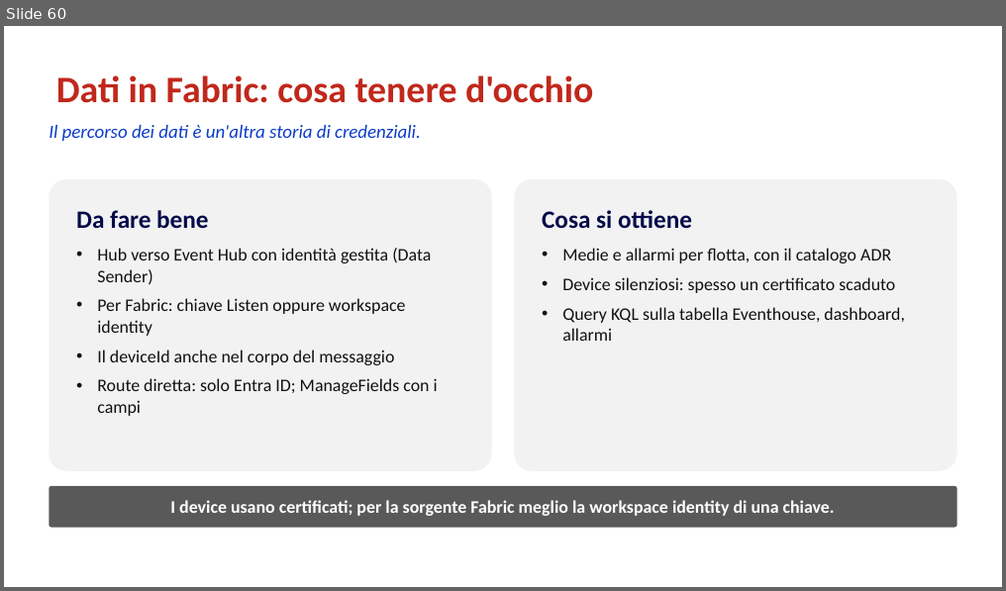
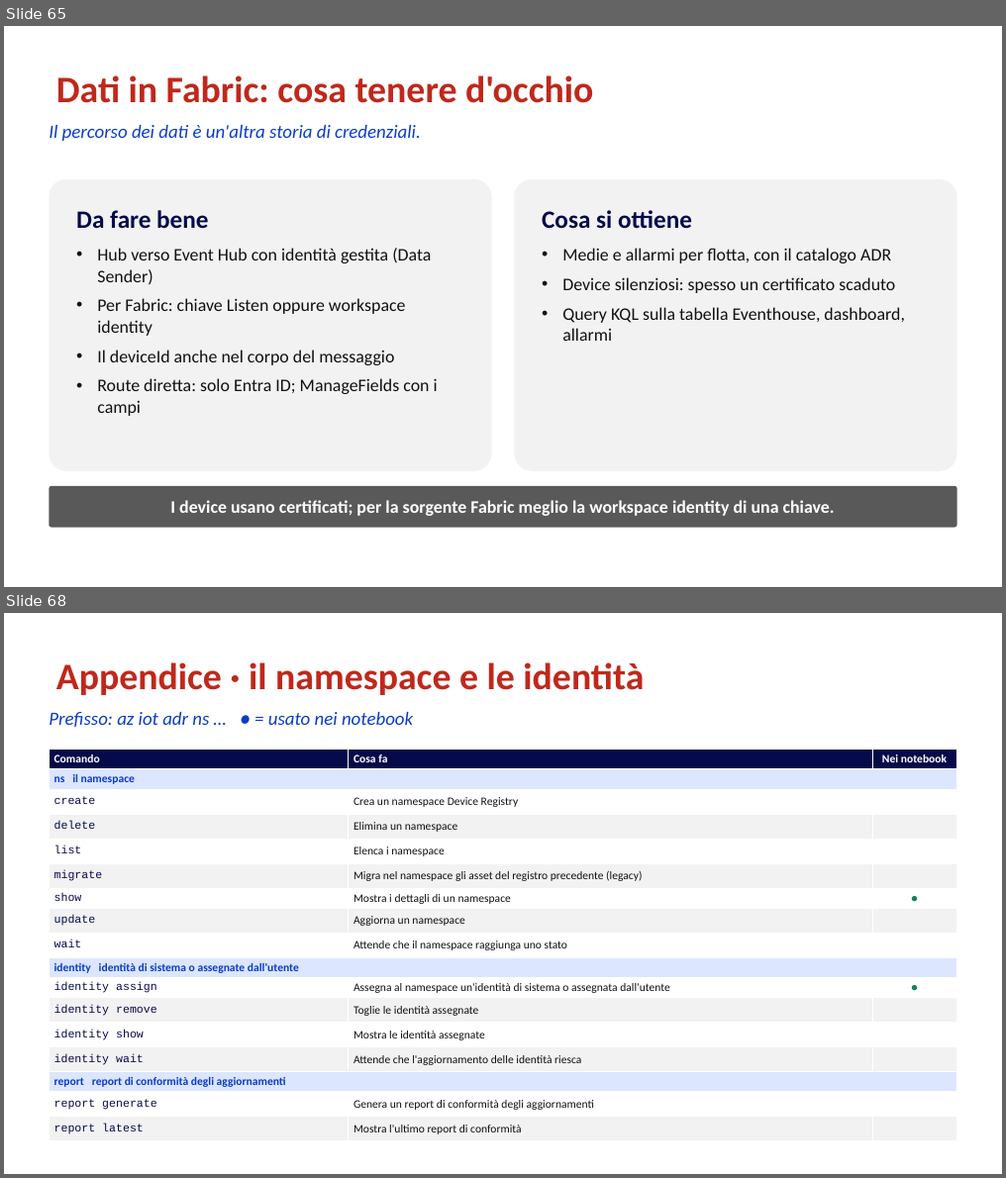
Before and after one commit to marcoparenzan/WPC2026, a slide deck: slides/IoT-Hub-ADR-Lezione.nuova.pptx. Shown one above the other, each under a label of ours: slide 60 before the commit, slides 65 and 68 after it; the slides between them are not shown. The pictures are 1006x591 and 1006x1178 pixels, drawn with LibreOffice and Linux fonts; fonts in the diff are those of the drawing. Boxes give left, top, right and bottom in pixels: in the first picture for what was removed or moved away, otherwise in the second. Text is boxed around its words. In the diff, an @@ line names an element or a change of style, - is before the commit and + after.

```diff
--- a/slides/IoT-Hub-ADR-Lezione.nuova.pptx
+++ b/slides/IoT-Hub-ADR-Lezione.nuova.pptx
@@ slide 68 added at (4, 613, 1002, 1174), background #FFFFFF @@
@@ title added at (56, 663, 644, 695), 36 pt, text #C0281B, bold @@
+Appendice · il namespace e le identità
@@ text added at (49, 712, 413, 728), 18 pt, text #0B3CC8, italic @@
+Prefisso: az iot adr ns … ● = usato nei notebook
@@ table added at (49, 750, 957, 1139), 17 rows, 3 columns @@
+Comando | Cosa fa | Nei notebook
+ns il namespace |  | 
+create | Crea un namespace Device Registry | 
+delete | Elimina un namespace | 
+list | Elenca i namespace | 
+migrate | Migra nel namespace gli asset del registro precedente (legacy) | 
+show | Mostra i dettagli di un namespace | ●
+update | Aggiorna un namespace | 
+wait | Attende che il namespace raggiunga uno stato | 
+identity identità di sistema o assegnate dall'utente |  | 
+identity assign | Assegna al namespace un'identità di sistema o assegnata dall'utente | ●
+identity remove | Toglie le identità assegnate | 
+identity show | Mostra le identità assegnate | 
+identity wait | Attende che l'aggiornamento delle identità riesca | 
+report report di conformità degli aggiornamenti |  | 
+report generate | Genera un report di conformità degli aggiornamenti | 
+report latest | Mostra l'ultimo report di conformità | 
@@ what was slide 60 is now slide 65 @@
```
Also in this commit, not shown: 1 slide changed, 13 other slides added, 34 other files.
